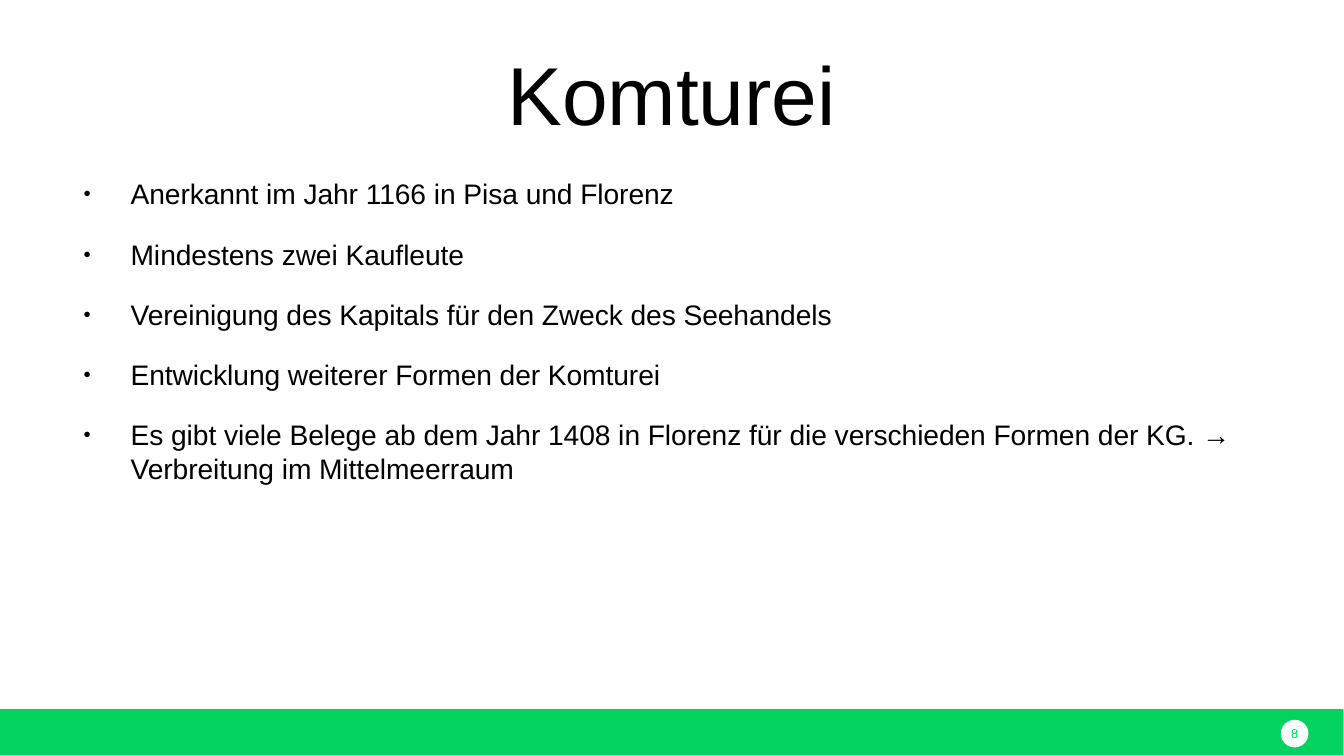
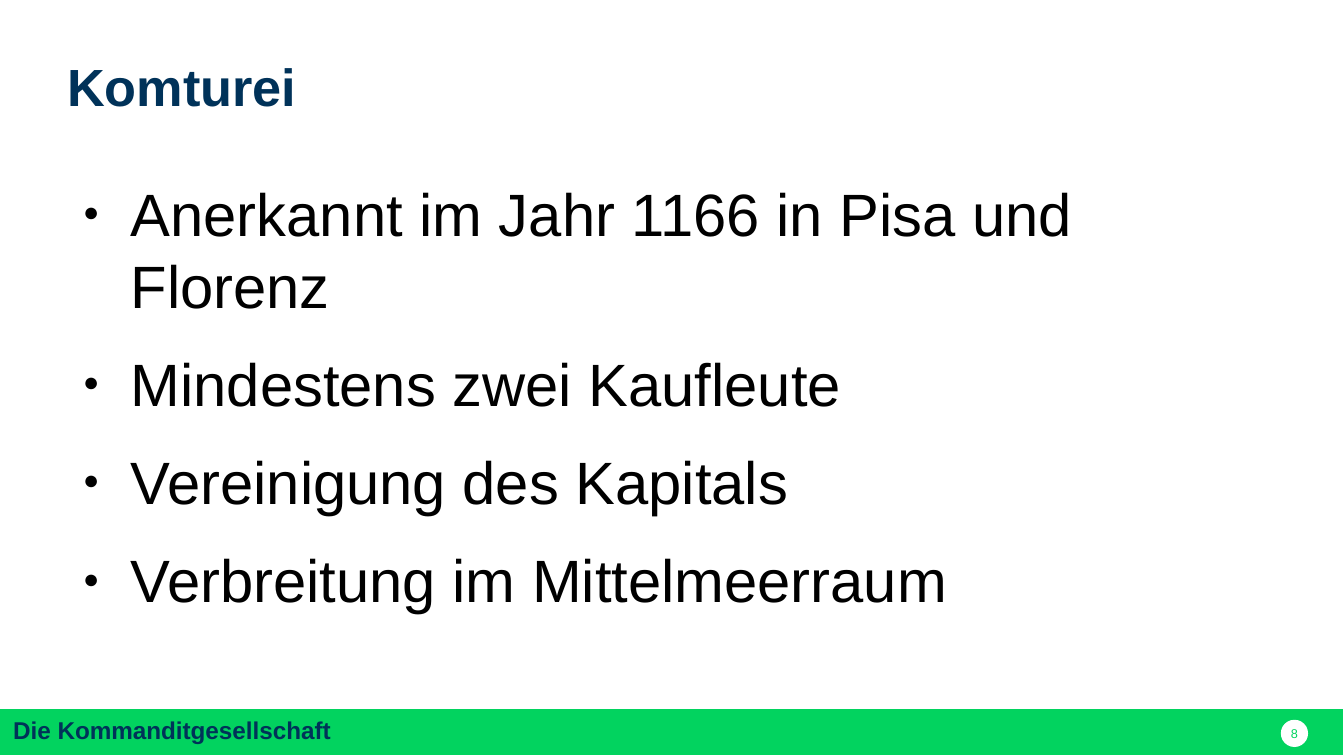
Before and after one commit to nodeg/exercises, a slide deck: slide 8 of FINAL_Referat_BWP_FINAL.pptx. Drawn at 1344x756 pixels with LibreOffice and Linux fonts; fonts in the diff are those of the drawing. Boxes give left, top, right and bottom in pixels: in the first picture for what was removed or moved away, otherwise in the second. Text is boxed around its words. In the diff, an @@ line names an element or a change of style, - is before the commit and + after.

```diff
--- a/FINAL_Referat_BWP_FINAL.pptx
+++ b/FINAL_Referat_BWP_FINAL.pptx
@@ text "Komturei" at bbox=[67, 68, 296, 107]: size 44 to 28 pt, text colour #000000 to #003259, bold on; alignment centre to left; line spacing 1 to 25.2pt @@
@@ text at bbox=[131, 192, 1072, 407]: size 15 to 32 pt in "Anerkannt im Jahr 1166 in Pisa und ...", "Mindestens zwei Kaufleute" @@
@@ text at bbox=[131, 460, 947, 614]: text changed; size 15 to 32 pt @@
-● Vereinigung des Kapitals für den Zweck des Seehandels
-● Entwicklung weiterer Formen der Komturei
-● Es gibt viele Belege ab dem Jahr 1408 in Florenz für die verschieden Formen der KG. → Verbreitung im Mittelmeerraum
+● Vereinigung des Kapitals
+● Verbreitung im Mittelmeerraum
@@ text in rectangle at bbox=[13, 721, 331, 744]: text added @@
+Die Kommanditgesellschaft
```
Also in this commit, not shown: 15 other slides changed, 9 slides added, 5 slides removed.
